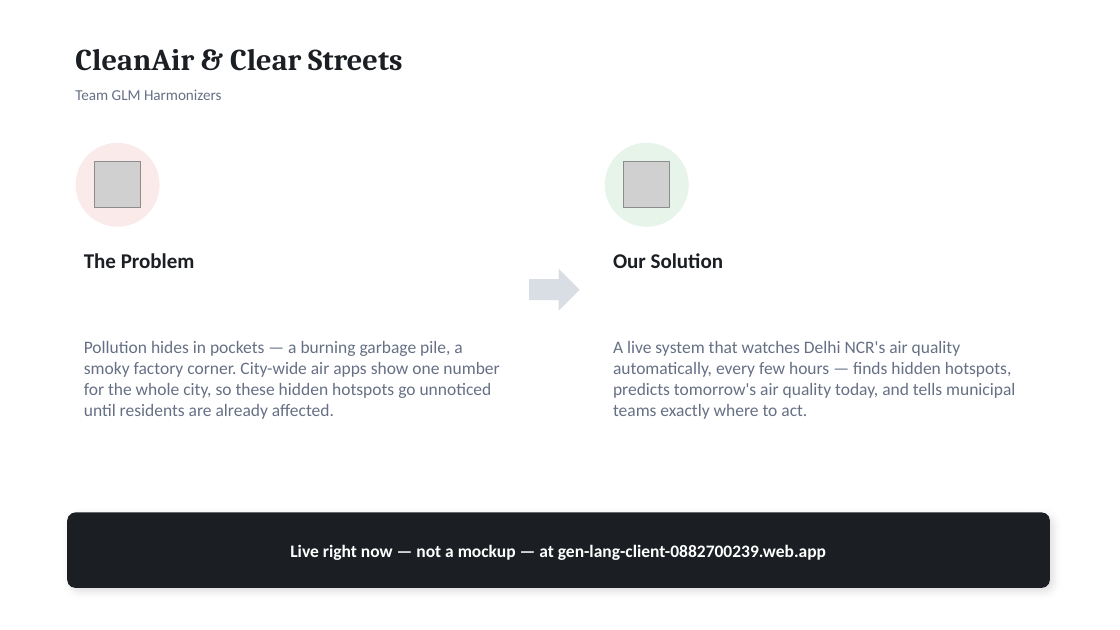
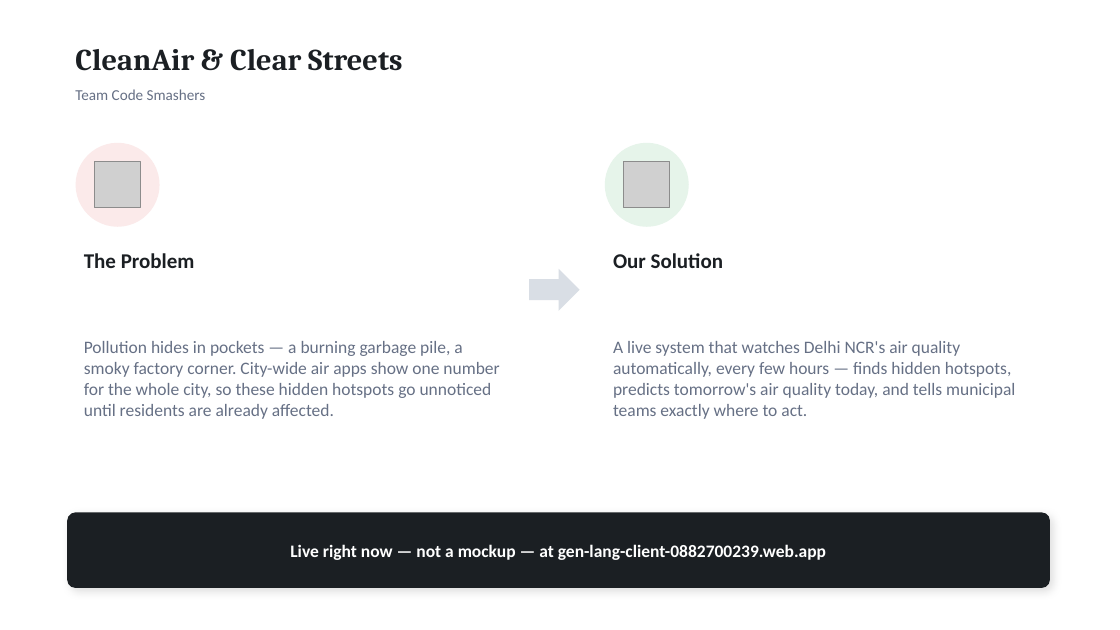
Before and after one commit to anujtrivedi06/cleanair-clearstreets, a slide deck: slide 1 of pitch_deck/CleanAir_ClearStreets_DemoDay_3Slides.pptx. Drawn at 1120x630 pixels with LibreOffice and Linux fonts; fonts in the diff are those of the drawing; grey boxes stand for pictures. Boxes give left, top, right and bottom in pixels: in the first picture for what was removed or moved away, otherwise in the second. Text is boxed around its words. In the diff, an @@ line names an element or a change of style, - is before the commit and + after.

Commit message:
Fix team name: Code Smashers (not GLM Harmonizers)

```diff
--- a/pitch_deck/CleanAir_ClearStreets_DemoDay_3Slides.pptx
+++ b/pitch_deck/CleanAir_ClearStreets_DemoDay_3Slides.pptx
@@ text at (75, 89, 206, 100): text changed @@
-Team GLM Harmonizers
+Team Code Smashers
```
Also in this commit, not shown: 1 other file.
